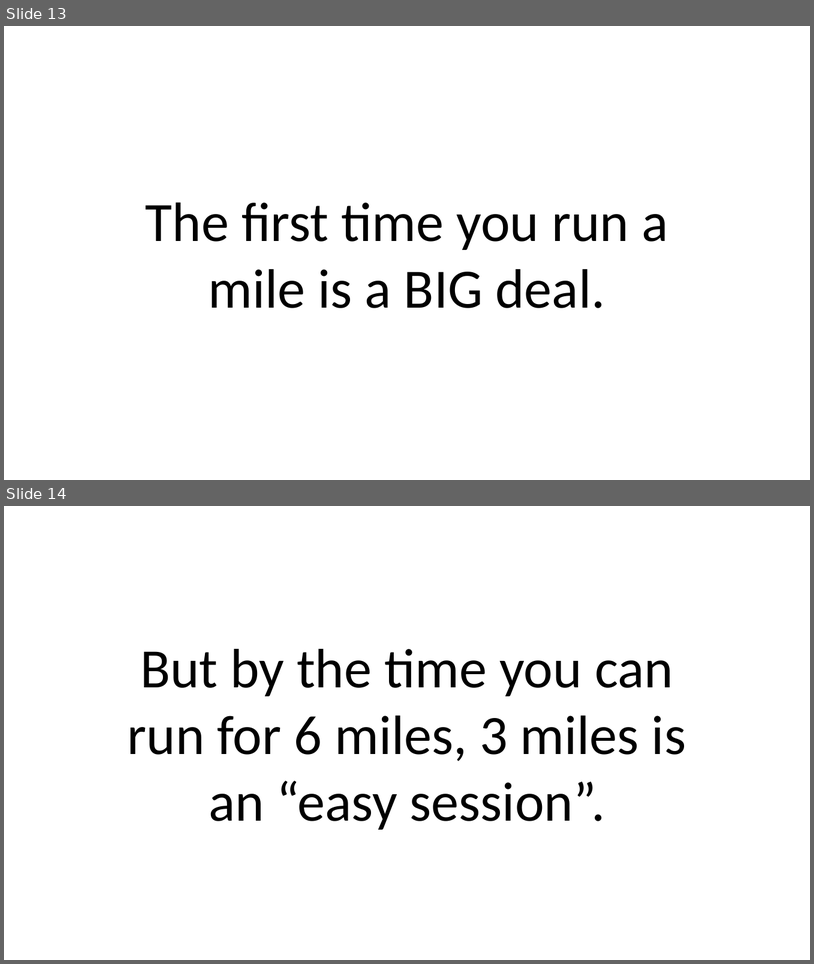
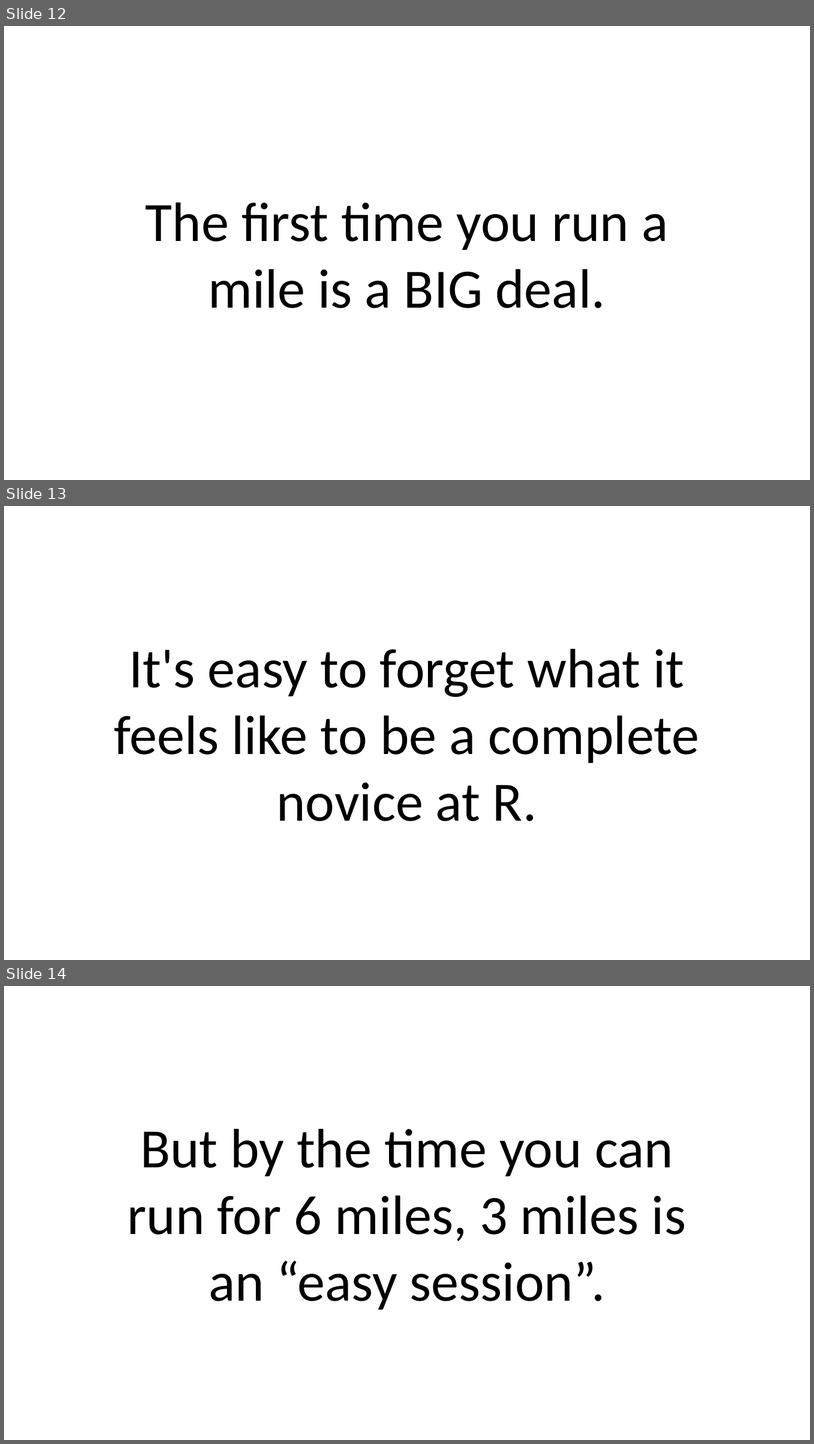
Before and after one commit to MikeKSmith/RStudioConf2020, a slide deck: Learn to teach_MikeKSmith.pptx. Shown one above the other, each under a label of ours: slides 13 and 14 before the commit, slides 12, 13 and 14 after it. The pictures are 814x964 and 814x1444 pixels, drawn with LibreOffice and Linux fonts; fonts in the diff are those of the drawing. Boxes give left, top, right and bottom in pixels: in the first picture for what was removed or moved away, otherwise in the second. Text is boxed around its words. In the diff, an @@ line names an element or a change of style, - is before the commit and + after.

```diff
--- a/Learn to teach_MikeKSmith.pptx
+++ b/Learn to teach_MikeKSmith.pptx
@@ slide 13 added at box(4, 506, 810, 960), background #FFFFFF @@
@@ text added at box(114, 649, 700, 821), 66 pt, text #000000 @@
+It's easy to forget what it feels like to be a complete novice at R.
@@ what was slide 13 is now slide 12 @@
```
Also in this commit, not shown: 1 slide changed, 1 other slide added, 1 slide removed, 1 other file.
